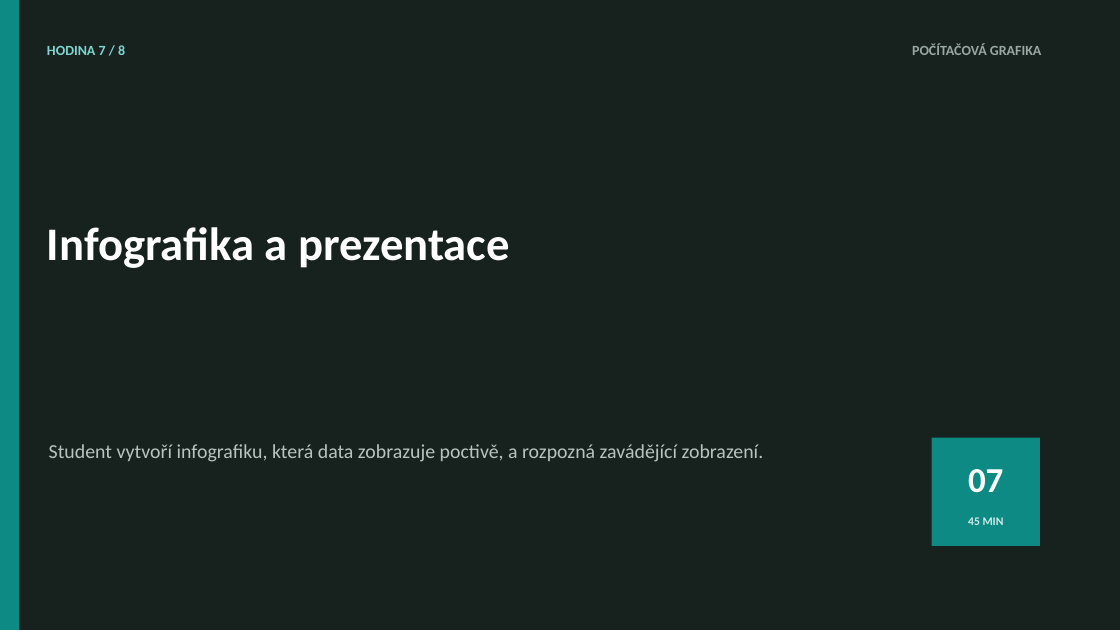
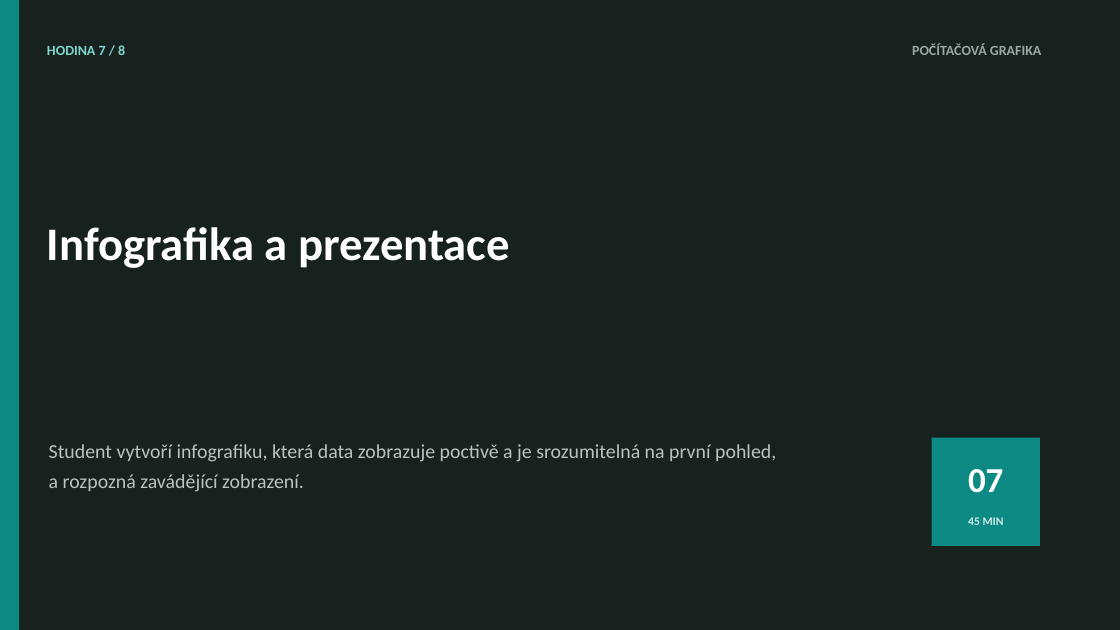
Before and after one commit to hlaska18/karel_hlas-web, a slide deck: slide 1 of public/materialy/1L/6/Prezentace k hodinám/7. Infografika a prezentace.pptx. Drawn at 1120x630 pixels with LibreOffice and Linux fonts; fonts in the diff are those of the drawing. Boxes give left, top, right and bottom in pixels: in the first picture for what was removed or moved away, otherwise in the second. Text is boxed around its words. In the diff, an @@ line names an element or a change of style, - is before the commit and + after.

```diff
--- a/public/materialy/1L/6/Prezentace k hodinám/7. Infografika a prezentace.pptx
+++ b/public/materialy/1L/6/Prezentace k hodinám/7. Infografika a prezentace.pptx
@@ text at <box>49,444,776,492</box>: text changed @@
-Student vytvoří infografiku, která data zobrazuje poctivě, a rozpozná zavádějící zobrazení.
+Student vytvoří infografiku, která data zobrazuje poctivě a je srozumitelná na první pohled, a rozpozná zavádějící zobrazení.
```
Also in this commit, not shown: 5 other slides changed, 13 other files.
